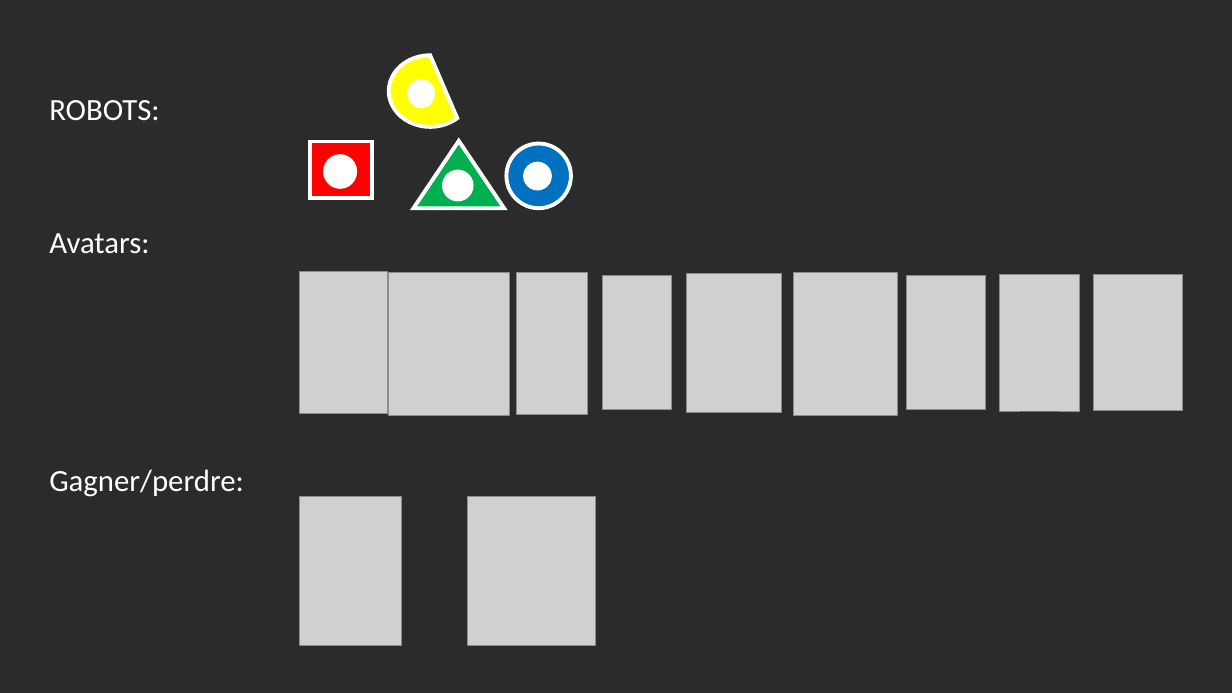
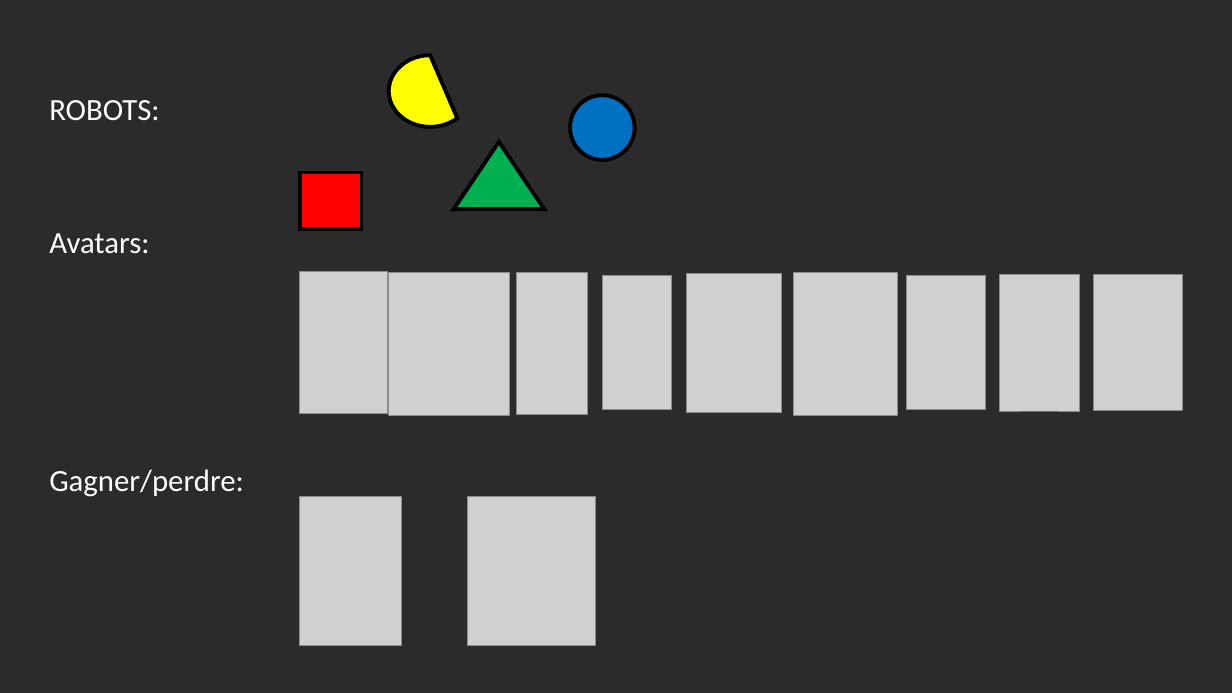
Before and after one commit to nembot/projet-ihm, a slide deck: slide 3 of IHM_image et maquette.pptx. Drawn at 1232x693 pixels with LibreOffice and Linux fonts; fonts in the diff are those of the drawing; grey boxes stand for pictures; background and template pictures are left out; a plain dark background stands for a picture behind light text. Boxes give left, top, right and bottom in pixels: in the first picture for what was removed or moved away, otherwise in the second. Text is boxed around its words. In the diff, an @@ line names an element or a change of style, - is before the commit and + after.

```diff
--- a/IHM_image et maquette.pptx
+++ b/IHM_image et maquette.pptx
@@ ellipse removed at (x1=409, y1=81, x2=433, y2=106) @@
@@ outline #FFFFFF 3 pt to #000000 3 pt in 4 elements at (x1=389, y1=55, x2=472, y2=128), (x1=454, y1=142, x2=544, y2=210), (x1=299, y1=173, x2=361, y2=229), (x1=570, y1=95, x2=635, y2=160) @@
@@ ellipse moved from (x1=506, y1=143, x2=571, y2=208) to (x1=570, y1=95, x2=635, y2=160) @@
@@ triangle moved from (x1=413, y1=141, x2=504, y2=209) to (x1=454, y1=142, x2=544, y2=210) @@
@@ rectangle moved from (x1=311, y1=141, x2=372, y2=198) to (x1=299, y1=173, x2=361, y2=229) @@
@@ ellipse removed at (x1=325, y1=156, x2=356, y2=187) @@
@@ ellipse removed at (x1=444, y1=172, x2=471, y2=200) @@
@@ ellipse removed at (x1=525, y1=164, x2=550, y2=189) @@
```
